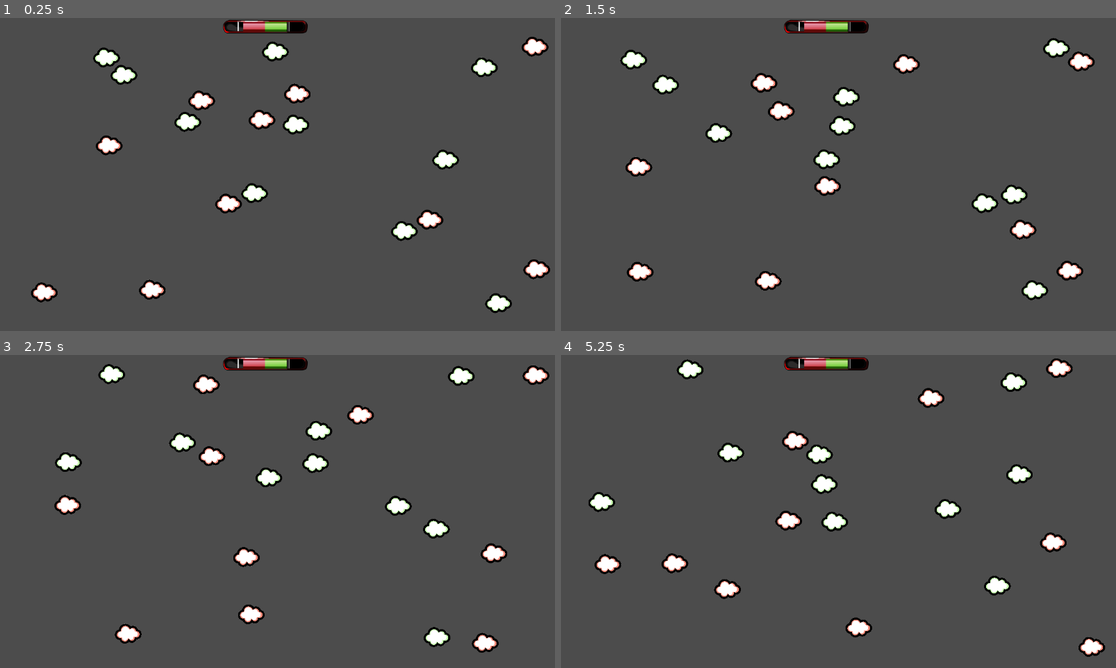
Above: before the commit, frames 1-4 (two rows, left to right).
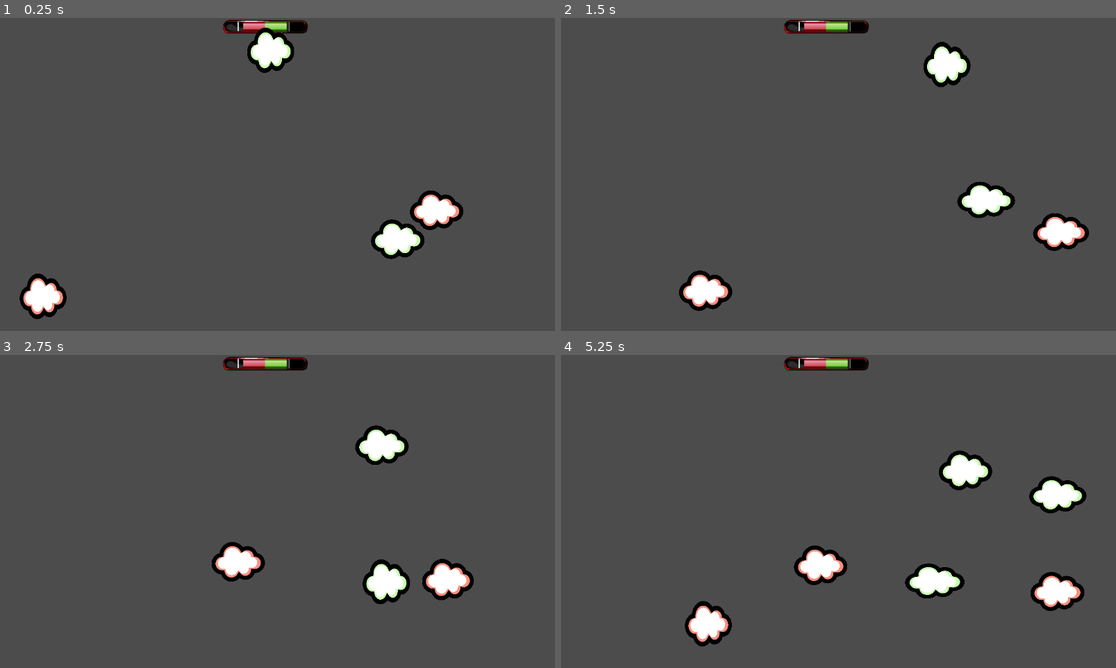
Above: after the commit, the same moments.

Repository: JadeMaveric/GMTK20
Game: Godot game, scene res://main.tscn
Same seed, same stepped clock (60 frames per second), same inputs: the game is played once before the commit and once after it.
Inputs (mouse positions are in pixels of both pictures, inside the frame that each line leads up to):
- Up to frame 1 (0.25 s): no input
- Up to frame 2 (1.5 s): move the mouse to (960, 158) at 0.52 s; click (960, 158) at 0.67 s; move the mouse to (727, 190) at 1.27 s; click (727, 190) at 1.42 s
- Up to frame 3 (2.75 s): move the mouse to (333, 442) at 2.02 s; click (333, 442) at 2.17 s
- Up to frame 4 (5.25 s): move the mouse to (810, 574) at 2.77 s; click (810, 574) at 2.92 s; move the mouse to (1005, 558) at 3.52 s; click (1005, 558) at 3.67 s; move the mouse to (672, 464) at 4.27 s; click (672, 464) at 4.42 s; move the mouse to (866, 511) at 5.02 s; click (866, 511) at 5.17 s

The runs differ from the first frame. In frame 1, 6.6% of the frame differs, in the area x 3-100%, y 3-97%; in frame 2, 7.4%; in frame 3, 7.5%; in frame 4, 9.5%, in the area x 4-98%, y 1-97%.

Commit message:
Bouncy thoughts

Diff:
--- a/main.tscn
+++ b/main.tscn
@@ -15,6 +15,7 @@
 
 [node name="ThoughtController" type="Node" parent="."]
 script = ExtResource( 2 )
+initial_thought_count = 2
 
 [node name="Walls" type="StaticBody2D" parent="."]
 
--- a/thoughts/Thought.tscn
+++ b/thoughts/Thought.tscn
@@ -7,6 +7,29 @@
 radius = 209.997
 height = 197.494
 
+[sub_resource type="Animation" id=2]
+resource_name = "bounce"
+tracks/0/type = "bezier"
+tracks/0/path = NodePath("CollisionShape2D:scale:x")
+tracks/0/interp = 1
+tracks/0/loop_wrap = true
+tracks/0/imported = false
+tracks/0/enabled = true
+tracks/0/keys = {
+"points": PoolRealArray( 0.2, -0.25, 0, 0.25, 0, 0.23, -0.25, 0, 0.25, 0, 0.177, -0.25, 0, 0.25, 0, 0.2, -0.25, 0, 0.25, 0 ),
+"times": PoolRealArray( 0, 0.2, 0.6, 1 )
+}
+tracks/1/type = "bezier"
+tracks/1/path = NodePath("CollisionShape2D:scale:y")
+tracks/1/interp = 1
+tracks/1/loop_wrap = true
+tracks/1/imported = false
+tracks/1/enabled = true
+tracks/1/keys = {
+"points": PoolRealArray( 0.2, -0.25, 0, 0.25, 0, 0.175, -0.25, 0, 0.25, 0, 0.223, -0.25, 0, 0.25, 0, 0.2, -0.25, 0, 0.25, 0 ),
+"times": PoolRealArray( 0, 0.2, 0.6, 1 )
+}
+
 [node name="Thought" type="RigidBody2D" groups=[
 "thought",
 ]]
@@ -14,10 +37,11 @@
 gravity_scale = 0.0
 applied_force = Vector2( 1, 0 )
 script = ExtResource( 2 )
+speed = 300
 
 [node name="CollisionShape2D" type="CollisionShape2D" parent="."]
 rotation = 1.5708
-scale = Vector2( 0.1, 0.1 )
+scale = Vector2( 0.2, 0.2 )
 shape = SubResource( 1 )
 
 [node name="Sprite" type="Sprite" parent="CollisionShape2D"]
@@ -25,8 +49,19 @@
 texture = ExtResource( 1 )
 
 [node name="MovementTimer" type="Timer" parent="."]
+wait_time = 0.3
+one_shot = true
 
 [node name="LifetimeTimer" type="Timer" parent="."]
 wait_time = 5.0
+
+[node name="AnimationPlayer" type="AnimationPlayer" parent="."]
+method_call_mode = 1
+anims/bounce = SubResource( 2 )
+
+[node name="BounceTimer" type="Timer" parent="."]
+autostart = true
+[connection signal="mouse_entered" from="." to="." method="_change_velocity"]
 [connection signal="timeout" from="MovementTimer" to="." method="_change_velocity"]
 [connection signal="timeout" from="LifetimeTimer" to="." method="_on_LifetimeTimer_timeout"]
+[connection signal="timeout" from="BounceTimer" to="." method="_on_BounceTimer_timeout"]
--- a/thoughts/actions.gd
+++ b/thoughts/actions.gd
@@ -30,7 +30,7 @@
 	var wait_time = rand_range(5, 20)
 	$LifetimeTimer.set_wait_time(wait_time)
 	$LifetimeTimer.start()
-	$MovementTimer.start()
+	$BounceTimer.start()
 
 
 # Called every frame. 'delta' is the elapsed time since the previous frame.
@@ -47,10 +47,8 @@
 
 
 func _change_velocity():
+	$MovementTimer.stop()
 	var screen = get_viewport_rect()
-
-	if $MovementTimer.get_wait_time() != 1.0:
-		$MovementTimer.set_wait_time(1.0)
 
 	if screen.has_point(position):
 		set_linear_velocity(rand_vector() * speed)
@@ -62,3 +60,13 @@
 
 func _on_LifetimeTimer_timeout():
 	pass # Replace with function body.
+
+
+func _on_collide(body):
+	$AnimationPlayer.play("bounce")
+
+
+func _on_BounceTimer_timeout():
+	$BounceTimer.set_wait_time(1.0)
+	$AnimationPlayer.play("bounce")
+	$MovementTimer.start()
--- a/thoughts/controller.gd
+++ b/thoughts/controller.gd
@@ -17,12 +17,12 @@
 	for _i in range(initial_thought_count):
 		var stable_thought = StableThoughtNode.instance()
 		stable_thought.position = Vector2(randi() % int(screen.x), randi() % int(screen.y))
-		stable_thought.get_node("MovementTimer").set_wait_time(randf())
+		stable_thought.get_node("BounceTimer").set_wait_time(randf())
 		add_child(stable_thought)
 
 		var unstable_thought = UnstableThoughtNode.instance()
 		unstable_thought.position = Vector2(randi() % int(screen.x), randi() % int(screen.y))
-		unstable_thought.get_node("MovementTimer").set_wait_time(randf())
+		unstable_thought.get_node("BounceTimer").set_wait_time(randf())
 		add_child(unstable_thought)
 
 #func _unhandled_input(event):
Not shown: 1 places in thoughts/Thought.tscn that only renumber resources
